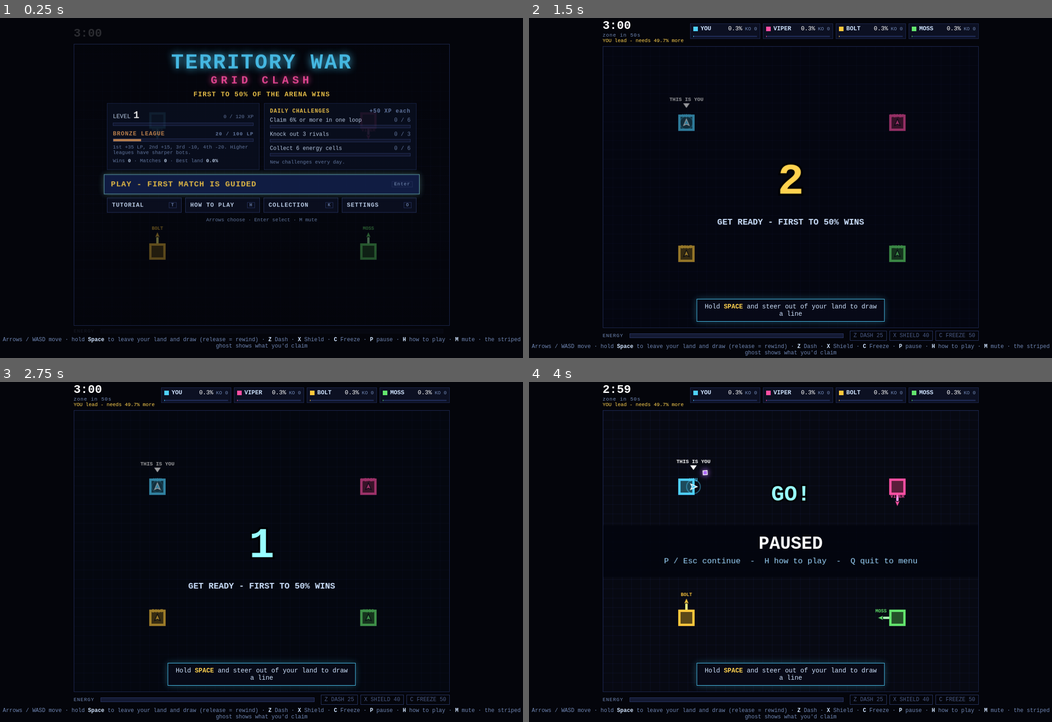
Above: before the commit, frames 1-4 (two rows, left to right).
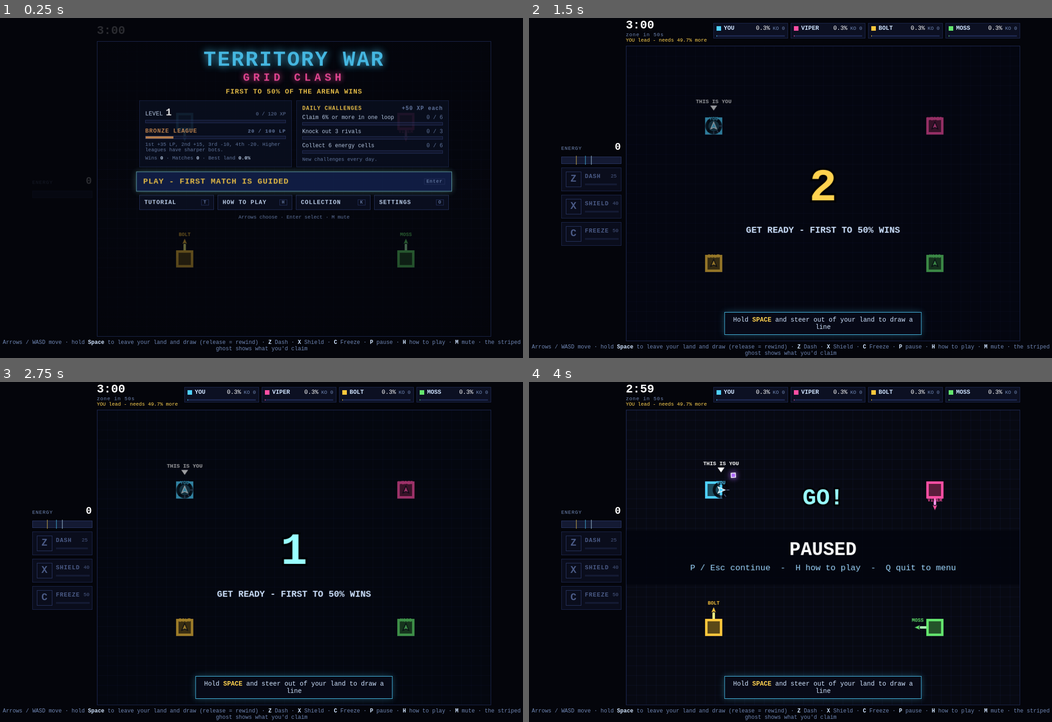
Above: after the commit, the same moments.

Repository: Dotan2/WarGame
Game: browser game, page GridClash/index.html
Same seed, same stepped clock (60 frames per second), same inputs: the game is played once before the commit and once after it.
Inputs (mouse positions are in pixels of both pictures, inside the frame that each line leads up to; where the layout moved, square brackets give the same spot in the first picture):
- Up to frame 1 (0.25 s): no input
- Up to frame 2 (1.5 s): click "PLAY - FIRST MATCH IS GUIDED …" at 0.27 s; hold Right from 1.03 s (still down); click (821, 222) [790, 215] at 1.07 s; tap Space at 1.1 s
- Up to frame 3 (2.75 s): release Right at 1.53 s; hold Down 1.58-1.85 s; tap Space at 1.6, 2.1, 2.6 s; click (214, 528) [188, 521] at 1.67 s; hold Left 1.9-2.47 s; click (371, 514) [334, 507] at 2.27 s; tap P at 2.52 s; hold Up from 2.52 s (still down)
- Up to frame 4 (4 s): release Up at 2.82 s; click (879, 616) [848, 606] at 2.87 s; hold Right 2.87-3.53 s; tap Space at 3.1, 3.6 s; click (722, 630) [696, 620] at 3.47 s; tap Escape at 3.52 s; hold Up 3.58-3.82 s; hold Left from 3.87 s (still down)

The runs differ from the first frame. In frame 1, 11% of the frame differs, in the area x 0-100%, y 2-99%; in frame 2, 6.8%; in frame 3, 6.7%; in frame 4, 7.7%.

Commit message:
Gentler knockouts and a clearer energy panel
- A knockout costs 30% of your land (koLoss), taken by whoever knocked you
  out; you keep the rest and respawn on it. Sudden death still frees all of it.
- The respawn banner says how you were knocked out and how much land you kept.
- Energy and abilities move to a panel left of the arena: one tile per ability
  with its own fill, an energy ring around your ship, and an animation plus a
  sound when an ability becomes ready or energy is full.

Co-Authored-By: Claude Opus 5.5 <noreply@anthropic.com>

Diff:
--- a/GridClash/index.html
+++ b/GridClash/index.html
@@ -12,6 +12,12 @@
       <div id="clock"><span id="hTime">3:00</span><span id="hPhase"></span><span id="hLead"></span></div>
       <div id="board"></div>
     </div>
+    <div id="mid">
+    <div id="power">
+      <div class="elbl">ENERGY<b id="eNum">0</b></div>
+      <div id="ebar"><div id="hEnergy"></div><div id="emarks"></div><div class="full">FULL</div></div>
+      <div id="abilities"></div>
+    </div>
     <div id="stage">
       <canvas id="game"></canvas>
       <div id="feed"></div>
@@ -22,10 +28,6 @@
       <div id="collection" class="ov"></div>
       <div id="results" class="ov"></div>
     </div>
-    <div id="bottom">
-      <span class="lbl">ENERGY</span>
-      <div class="bar"><div id="hEnergy"></div></div>
-      <div id="abilities"></div>
     </div>
     <div id="howto">
       <div class="inner">
--- a/GridClash/src/audio.js
+++ b/GridClash/src/audio.js
@@ -137,6 +137,8 @@
     go: t => tone(sfxBus, t, 880, 0.22, 'square', 0.07),
     win: t => { arp(t, [523, 659, 784, 1047], 0.12, 'triangle', 0.08, { dur: 0.2 }); duck(0.15, 1.2); },
     lose: t => { arp(t, [523, 466, 415, 349], 0.16, 'triangle', 0.07, { dur: 0.25 }); duck(0.15, 1.2); },
+    ready: (t, o) => arp(t, [988, 1319].map(f => f * (1 + (o.k || 0) * 0.12)), 0.06, 'triangle', 0.05, { dur: 0.12 }),
+    full: t => arp(t, [784, 988, 1175, 1568], 0.05, 'triangle', 0.06, { dur: 0.16 }),
     ui: t => tone(sfxBus, t, 660, 0.04, 'sine', 0.05),
     uiOk: t => tone(sfxBus, t, 880, 0.08, 'triangle', 0.07, { slide: 200 }),
     xp: (t, o) => tone(sfxBus, t, 900 + (o.p || 0) * 700, 0.03, 'sine', 0.03),
--- a/GridClash/src/config.js
+++ b/GridClash/src/config.js
@@ -6,7 +6,7 @@
 
   matchSeconds: 180,
   winPercent: 50, // first to hold this share of the (shrinking) arena wins instantly
-  killTransfer: 0.5, // share of a knocked-out rival's land the killer takes; the rest becomes free
+  koLoss: 0.3, // share of their land a knocked-out player loses (to the killer, or free if none); they keep the rest
   suddenDeath: 30, // last N seconds: no respawns, last one standing wins
 
   speed: 30,
--- a/GridClash/src/howto.js
+++ b/GridClash/src/howto.js
@@ -22,7 +22,7 @@
     },
     {
       title: 'Cut a rival line',
-      text: `While a rival draws, their line is their weak spot. Cross it and they are knocked out. You take <b>${base.killTransfer * 100}%</b> of their land (the part nearest you), and the rest becomes free.`,
+      text: `While a rival draws, their line is their weak spot. Cross it and they are knocked out. You take <b>${base.koLoss * 100}%</b> of their land (the part nearest you), and they keep the rest.`,
       players: [YOU, RIVAL], spots: [[0.25, 0.5], [0.75, 0.5]],
       scripts: [
         [{ wait: 20 }, ['right', 10], ['up', 9], ['left', 10], ['down', 7], { wait: 100 }],
--- a/GridClash/src/main.js
+++ b/GridClash/src/main.js
@@ -60,7 +60,7 @@
     { text: 'Nice! Claim 2 more times. Long lines grab more, but rivals can cut them', done: t => t.claims >= 3 },
     { text: 'Grab the glowing <b>energy cell</b>: draw over it or enclose it', done: t => t.orbs >= 1, skipAfter: 30 },
     { text: 'Energy buys abilities: <b>Z</b> Dash, <b>X</b> Shield, <b>C</b> Freeze. Try one', done: t => t.abilities >= 1, skipAfter: 25 },
-    { text: 'A rival line is their weak spot. <b>Cross it</b> to knock them out and take half their land', done: t => t.kills >= 1, skipAfter: 40 },
+    { text: `A rival line is their weak spot. <b>Cross it</b> to knock them out and take ${cfg.koLoss * 100}% of their land`, done: t => t.kills >= 1, skipAfter: 40 },
     { text: `You've got it. First to <b>${cfg.winPercent}%</b> wins!`, done: t => t.stepT > 6 },
   ];
   function stepTutorial(dt) {
@@ -100,7 +100,11 @@
           else feed(`${tag(who)} ${how} in the zone <span class="down">-${pct(e.lost)}%</span>`);
           if (e.by >= 0 && e.streak >= 2) feed(`${tag(P[e.by])} <b style="color:#ffd24f">${e.streak >= 4 ? 'RAMPAGE' : e.streak === 3 ? 'TRIPLE KO' : 'DOUBLE KO'}</b>`);
           if (e.revenge) feed(`${tag(P[e.by])} got <b style="color:#ff4fa3">REVENGE</b> on ${tag(who)}`);
-          if (mine) { snd('koYou', at); st.deaths++; S.hitstop = 0.09; }
+          if (mine) {
+            snd('koYou', at); st.deaths++; S.hitstop = 0.09;
+            S.koWhy = (e.by < 0 ? 'Burned by the zone' : e.cause === 'enclosed' ? `${P[e.by].name} closed a loop around your line` : `${P[e.by].name} cut your line`)
+              + (e.kept ? ` - you keep ${pct(e.kept)}% of your land` : '');
+          }
           else if (e.by === HUMAN) {
             snd(e.streak >= 2 ? 'streak' : e.revenge ? 'revenge' : 'ko', at);
             st.kills++; st.streak = Math.max(st.streak, e.streak); tu.kills++;
@@ -300,12 +304,14 @@
     if (S.mode === 'paused') R.banner('PAUSED', 'P / Esc continue  -  H how to play  -  Q quit to menu');
     if (S.mode === 'play' && !you.alive) {
       R.banner(you.out ? 'ELIMINATED' : `RESPAWN IN ${Math.ceil(you.respawnT)}`,
-        you.out ? 'Sudden death - spectating' : `You come back with ${cfg.respawnEnergy} energy and a short shield`);
+        you.out ? `${S.koWhy} - sudden death, spectating` : S.koWhy, you.out ? [] : [{ text: `You come back on your land with ${cfg.respawnEnergy} energy and a short shield`, color: '#9fd8ff' }]);
     }
   }
 
   // ---------- HUD (persistent elements so numbers can tween and rows can slide) ----------
-  let rows = [], abilChips = {}, lastLead = -1, lastEnergy = 0, lastSec = -1, prevFrame = performance.now();
+  const AB_KEY = { dash: 'Z', shield: 'X', freeze: 'C' }, AB_COLOR = { dash: '#ffd24f', shield: '#4fd1ff', freeze: '#bfe9ff' };
+  const powerEl = $('power'), marksEl = $('emarks'), eNumEl = $('eNum');
+  let rows = [], abilChips = {}, abilMarks = {}, lastLead = -1, lastEnergy = 0, lastSec = -1, prevFrame = performance.now();
   function buildHud(m) {
     boardEl.innerHTML = '';
     rows = m.players.map(p => {
@@ -315,14 +321,19 @@
       boardEl.appendChild(el);
       return { el, pctEl: el.querySelector('.pct'), koEl: el.querySelector('em'), crEl: el.querySelector('.cr'), bar: el.querySelector('.prog > div'), shown: p.pct, cells: p.cells, kills: 0, rank: -1, alive: true, pend: 0, pendT: 0, crown: false };
     });
-    abilEl.innerHTML = '';
-    abilChips = {};
+    abilEl.innerHTML = ''; marksEl.innerHTML = '';
+    abilChips = {}; abilMarks = {};
     for (const [k, a] of Object.entries(cfg.abilities)) {
-      const el = document.createElement('span');
-      el.className = 'ab'; el.innerHTML = `${{ dash: 'Z', shield: 'X', freeze: 'C' }[k]} ${k.toUpperCase()} ${a.cost}`;
+      const el = document.createElement('div');
+      el.className = 'ab'; el.style.setProperty('--c', AB_COLOR[k]);
+      el.innerHTML = `<kbd>${AB_KEY[k]}</kbd><b>${k.toUpperCase()}</b><span>${a.cost}</span><div class="tr"><div></div></div>`;
       el.dataset.ready = '0';
       abilEl.appendChild(el); abilChips[k] = el;
-    }
+      const mk = document.createElement('i');
+      mk.style.left = `calc(${a.cost / cfg.energyMax * 100}% - 1px)`; mk.style.setProperty('--c', AB_COLOR[k]);
+      marksEl.appendChild(mk); abilMarks[k] = mk;
+    }
+    powerEl.classList.remove('isfull', 'fullnow');
     lastLead = -1; lastEnergy = 0; lastSec = -1;
   }
 
@@ -369,13 +380,37 @@
 
     const you = m.players[HUMAN];
     energyEl.style.width = `${you.energy / cfg.energyMax * 100}%`;
+    eNumEl.textContent = Math.floor(you.energy);
     const gain = you.energy - lastEnergy;
     if (gain >= 1) { floatChip(energyWrap, `+${Math.round(gain)}`, 'up'); anim(energyWrap, 'charge'); }
     lastEnergy = you.energy;
+    // an ability that just became affordable flashes here and over your ship
+    const live = S.mode === 'play' && you.alive, at = R.shipPos(you);
+    let readied = 0;
     for (const [k, a] of Object.entries(cfg.abilities)) {
       const el = abilChips[k], ready = you.energy >= a.cost;
-      if (ready !== (el.dataset.ready === '1')) { el.dataset.ready = ready ? '1' : '0'; el.classList.toggle('ready', ready); if (ready) anim(el, 'pop'); }
+      el.querySelector('.tr > div').style.width = Math.min(100, you.energy / a.cost * 100) + '%';
+      abilMarks[k].classList.toggle('on', ready);
+      if (ready !== (el.dataset.ready === '1')) {
+        el.dataset.ready = ready ? '1' : '0'; el.classList.toggle('ready', ready);
+        if (ready && live) {
+          anim(el, 'readyNow');
+          R.popup(`${AB_KEY[k]} ${k.toUpperCase()} READY`, at.x, at.y - 34 - readied * 15, AB_COLOR[k], 12, { delay: readied * 0.15, rise: 20, life: 1.3 });
+          snd('ready', { k: readied });
+          readied++;
+        }
+      }
       el.classList.toggle('active', (k === 'dash' && you.dashT > 0) || (k === 'shield' && you.shieldT > 0));
+    }
+    const full = you.energy >= cfg.energyMax;
+    if (full !== powerEl.classList.contains('isfull')) {
+      powerEl.classList.toggle('isfull', full);
+      if (full && live) {
+        anim(powerEl, 'fullnow');
+        R.popup('ENERGY FULL', at.x, at.y + 30, '#ffd24f', 14, { rise: -16, life: 1.4 });
+        R.ring(at.x, at.y, 6, 46, '#ffd24f', 0.6, 3);
+        snd('full');
+      }
     }
   }
 
--- a/GridClash/src/render.js
+++ b/GridClash/src/render.js
@@ -132,7 +132,7 @@
                 const title = streakName ? streakName + '!' : e.revenge ? 'REVENGE!' : 'KO!';
                 const bonus = [e.revenge && streakName && 'REVENGE', e.bounty && 'CROWN BOUNTY'].filter(Boolean).join(' + ');
                 announce(title, `+${fmt(pct(e.taken))}% from ${who.name}${bonus ? '  -  ' + bonus : ''}`, streakName ? '#ffb347' : e.revenge ? '#ff4fa3' : '#ffd24f', 1.5, 2);
-              } else if (e.who === hid) announce('KNOCKED OUT', e.by >= 0 ? `by ${P[e.by].name} - get REVENGE for bonus energy` : 'burned by the zone', '#ff6b6b', 1.5, 2);
+              } // the human's own knockout is explained by the respawn banner
             }
             break;
           }
@@ -318,9 +318,24 @@
 
     function drawPlayer(p, m, hid) {
       const { x, y, s } = headPos(p);
-      if (p.id === hid) { // keep track of yourself
-        ctx.strokeStyle = rgb(p.color, 0.35 + 0.15 * Math.sin(T * 6)); ctx.lineWidth = 2;
-        ctx.beginPath(); ctx.arc(x, y, 13 + Math.sin(T * 6) * 2, 0, Math.PI * 2); ctx.stroke();
+      if (p.id === hid) { // your energy as a ring around your ship, with a notch per ability cost
+        const R0 = 14, top = -Math.PI / 2, u = p.energy / cfg.energyMax, full = u >= 1;
+        ctx.lineWidth = 6; ctx.strokeStyle = 'rgba(4,5,11,0.85)'; // dark backing so the ring reads on your own land
+        ctx.beginPath(); ctx.arc(x, y, R0, 0, Math.PI * 2); ctx.stroke();
+        ctx.lineWidth = 3;
+        if (u > 0) {
+          ctx.save();
+          if (full) { ctx.shadowColor = '#ffd24f'; ctx.shadowBlur = 8 + 5 * Math.sin(T * 8); }
+          ctx.strokeStyle = full ? '#ffd24f' : '#d9b8ff';
+          ctx.beginPath(); ctx.arc(x, y, R0, top, top + u * Math.PI * 2); ctx.stroke();
+          ctx.restore();
+        }
+        ctx.lineWidth = 2;
+        for (const [k, a] of Object.entries(cfg.abilities)) {
+          const ang = top + a.cost / cfg.energyMax * Math.PI * 2, c = Math.cos(ang), s0 = Math.sin(ang);
+          ctx.strokeStyle = p.energy >= a.cost ? { dash: '#ffd24f', shield: '#4fd1ff', freeze: '#bfe9ff' }[k] : 'rgba(110,130,180,0.6)';
+          ctx.beginPath(); ctx.moveTo(x + c * (R0 - 3), y + s0 * (R0 - 3)); ctx.lineTo(x + c * (R0 + 3), y + s0 * (R0 + 3)); ctx.stroke();
+        }
         if (m.time < 3 && PW >= 600) {
           const by = y - 44 + Math.sin(T * 10) * 4;
           ctx.fillStyle = '#fff'; ctx.beginPath(); ctx.moveTo(x, by + 10); ctx.lineTo(x - 7, by); ctx.lineTo(x + 7, by); ctx.closePath(); ctx.fill();
@@ -455,7 +470,7 @@
       ctx.fillStyle = 'rgba(2,4,12,0.75)'; ctx.fillRect(0, PH / 2 - h / 2, PW, h);
       ctx.textAlign = 'center'; ctx.textBaseline = 'middle';
       ctx.fillStyle = '#fff'; ctx.font = 'bold 38px Consolas, monospace'; ctx.fillText(title, PW / 2, PH / 2 - h / 2 + 40);
-      ctx.fillStyle = '#9fd8ff'; ctx.font = '17px Consolas, monospace'; ctx.fillText(sub, PW / 2, PH / 2 - h / 2 + 76);
+      ctx.fillStyle = lines.length ? '#ffd24f' : '#9fd8ff'; ctx.font = '17px Consolas, monospace'; ctx.fillText(sub, PW / 2, PH / 2 - h / 2 + 76);
       ctx.font = '15px Consolas, monospace';
       lines.forEach((l, i) => { ctx.fillStyle = l.color || '#ffd24f'; ctx.fillText(l.text || l, PW / 2, PH / 2 - h / 2 + 104 + i * 22); });
       ctx.textBaseline = 'alphabetic';
@@ -486,7 +501,8 @@
     }
 
     return {
-      draw, drawTitle, banner, countdown, fxEvents, announce, burst, popup, update, ctx, PW, PH, CELL,
+      draw, drawTitle, banner, countdown, fxEvents, announce, burst, popup, ring, update, ctx, PW, PH, CELL,
+      shipPos: p => ({ x: cx(p.x), y: cx(p.y) }),
       setPreview(mask, info) { previewMask = info ? mask : null; preview = info; },
       setDanger(v) { danger = v; },
       setOptions(o) { Object.assign(opt, o); },
--- a/GridClash/src/sim.js
+++ b/GridClash/src/sim.js
@@ -60,21 +60,21 @@
     p.trailCells = []; p.drawing = false;
   }
 
-  // A cut line or a burned line knocks the player out. A killer takes the share of their land
-  // nearest to the kill (cfg.killTransfer); the rest becomes free land.
+  // A cut line or a burned line knocks the player out. They lose the share of their land nearest
+  // to the kill (cfg.koLoss) to the killer, or to free land if nobody did it, and keep the rest.
+  // In sudden death they are out for good, so the rest becomes free land.
   function eliminate(m, q, killer, cause, extraLost = 0) {
     if (!q.alive) return;
     const trail = q.trailCells.slice(0, 400);
     clearTrail(m, q);
     const cells = [];
     for (let i = 0; i < m.N; i++) if (m.owner[i] === q.id) cells.push(i);
-    let taken = 0;
-    if (killer) {
-      const kx = killer.x, ky = killer.y, W = m.W;
-      cells.sort((a, b) => (Math.abs(a % W - kx) + Math.abs(((a / W) | 0) - ky)) - (Math.abs(b % W - kx) + Math.abs(((b / W) | 0) - ky)));
-      taken = Math.round(cells.length * m.cfg.killTransfer);
-    }
-    cells.forEach((c, k) => { m.owner[c] = k < taken ? killer.id : -1; });
+    const kx = killer ? killer.x : q.x, ky = killer ? killer.y : q.y, W = m.W;
+    cells.sort((a, b) => (Math.abs(a % W - kx) + Math.abs(((a / W) | 0) - ky)) - (Math.abs(b % W - kx) + Math.abs(((b / W) | 0) - ky)));
+    const lose = Math.round(cells.length * m.cfg.koLoss), taken = killer ? lose : 0;
+    for (let k = 0; k < lose; k++) m.owner[cells[k]] = killer ? killer.id : -1;
+    const kept = m.suddenDeath ? 0 : cells.length - lose;
+    if (m.suddenDeath) for (let k = lose; k < cells.length; k++) m.owner[cells[k]] = -1;
     q.alive = false; q.deaths++; q.respawnT = m.cfg.respawnDelay; q.energy = 0;
     q.dashT = q.shieldT = q.frozenT = q.slowT = 0;
     if (m.suddenDeath) q.out = true;
@@ -91,21 +91,25 @@
       q.nemesis = killer.id;
     }
     m.events.push({
-      type: 'elim', who: q.id, by: killer ? killer.id : -1, cause, taken, lost: cells.length + extraLost, trail,
+      type: 'elim', who: q.id, by: killer ? killer.id : -1, cause, taken, lost: cells.length - kept + extraLost, kept, trail,
       x: q.x, y: q.y, kx: killer ? killer.x : q.x, ky: killer ? killer.y : q.y, streak, revenge, bounty,
     });
   }
 
+  // Comes back on the land kept after the knockout when there is any, otherwise on a new small base.
   function respawn(m, p) {
     const cfg = m.cfg, h = cfg.respawnSize >> 1, lo = m.inset + h + 2;
     const spanX = Math.max(1, m.W - 2 * lo), spanY = Math.max(1, m.H - 2 * lo);
+    const own = [];
+    for (let i = 0; i < m.N; i++) if (m.owner[i] === p.id) own.push(i);
     let best = null, bestScore = -Infinity;
     for (let k = 0; k < 40; k++) {
-      const cx = lo + Math.floor(m.rnd() * spanX), cy = lo + Math.floor(m.rnd() * spanY);
+      let cx = lo + Math.floor(m.rnd() * spanX), cy = lo + Math.floor(m.rnd() * spanY);
+      if (own.length) { const c = own[Math.floor(m.rnd() * own.length)]; cx = c % m.W; cy = (c / m.W) | 0; }
       let free = 0;
       for (let dy = -h; dy <= h; dy++) for (let dx = -h; dx <= h; dx++) {
         const i = (cy + dy) * m.W + cx + dx;
-        if (m.owner[i] === -1) free++;
+        if (m.owner[i] === -1 || m.owner[i] === p.id) free++;
         if (m.trail[i] >= 0) free -= 5;
       }
       let dmin = 60;
--- a/GridClash/style.css
+++ b/GridClash/style.css
@@ -1,8 +1,9 @@
 * { box-sizing: border-box; }
 html, body { margin: 0; height: 100%; background: #04050b; color: #cfe3ff; font-family: Consolas, "Courier New", monospace; }
 body { display: flex; align-items: center; justify-content: center; }
-#wrap { --w: min(calc(100vw - 32px), calc((100vh - 130px) * 4 / 3)); display: flex; flex-direction: column; align-items: center; gap: 6px; padding: 8px 16px; }
-#top, #bottom { width: var(--w); display: flex; align-items: center; gap: 14px; }
+#wrap { --pw: 132px; --w: min(calc(100vw - 42px - var(--pw)), calc((100vh - 100px) * 4 / 3)); display: flex; flex-direction: column; align-items: center; gap: 6px; padding: 8px 16px; }
+#top { width: var(--w); display: flex; align-items: center; gap: 14px; margin-left: calc(var(--pw) + 10px); }
+#mid { display: flex; gap: 10px; }
 #clock { display: flex; flex-direction: column; min-width: 120px; }
 #hTime { font-size: 26px; font-weight: bold; color: #fff; }
 #hPhase { font-size: 11px; color: #6f86b3; letter-spacing: 1px; }
@@ -37,12 +38,44 @@
 #feed .up { color: #5dff9e; font-weight: bold; }
 #feed .down { color: #ff6b6b; font-weight: bold; }
 @keyframes slideIn { 0% { transform: translateX(40px); opacity: 0; } 100% { transform: none; opacity: 1; } }
-#bottom .bar { position: relative; }
-#bottom .bar .chip { right: auto; left: 50%; top: -18px; }
-#bottom .bar.charge { animation: charge .5s ease-out; }
+/* ---------- energy and abilities panel, left of the arena ---------- */
+#power { width: var(--pw); display: flex; flex-direction: column; justify-content: center; gap: 8px; }
+.elbl { display: flex; justify-content: space-between; align-items: baseline; font-size: 11px; color: #6f86b3; letter-spacing: 1px; }
+.elbl b { color: #fff; font-size: 22px; }
+#ebar { position: relative; height: 16px; background: #141a33; border: 1px solid #2a3766; }
+#hEnergy { height: 100%; width: 0; background: linear-gradient(90deg, #4fd1ff, #b06bff); transition: width .15s; }
+#emarks i { position: absolute; top: -3px; bottom: -3px; width: 2px; background: var(--c); opacity: .45; }
+#emarks i.on { opacity: 1; box-shadow: 0 0 6px var(--c); }
+#ebar .full { position: absolute; inset: 0; display: none; align-items: center; justify-content: center; font-size: 11px; font-weight: bold; letter-spacing: 3px; color: #04050b; }
+#ebar .chip { right: auto; left: 50%; top: -18px; }
+#ebar.charge { animation: charge .5s ease-out; }
 @keyframes charge { 0% { box-shadow: 0 0 12px #b06bff; border-color: #b06bff; } 100% { box-shadow: none; } }
+#power.isfull #ebar { border-color: #ffd24f; animation: fullGlow 1s ease-in-out infinite; }
+#power.isfull #hEnergy { background: linear-gradient(90deg, #ffd24f, #fff3b0, #ffd24f); background-size: 200% 100%; animation: shine 1.2s linear infinite; }
+#power.isfull .full { display: flex; }
+#power.fullnow #ebar { animation: fullIn .6s cubic-bezier(.2,1.6,.4,1); }
+@keyframes fullGlow { 50% { box-shadow: 0 0 16px #ffd24f; } }
+@keyframes shine { to { background-position: -200% 0; } }
+@keyframes fullIn { 0% { transform: scale(1); } 35% { transform: scale(1.15); box-shadow: 0 0 26px #fff; } 100% { transform: scale(1); } }
+#abilities { display: flex; flex-direction: column; gap: 8px; }
+.ab { --c: #4fd1ff; position: relative; overflow: hidden; display: grid; grid-template-columns: auto 1fr auto; align-items: center; gap: 2px 8px; padding: 8px 9px; border: 1px solid #1d2850; background: #0a0d1c; color: #4a5a85; transition: border-color .2s, color .2s, box-shadow .2s; }
+.ab kbd { grid-row: span 2; font: inherit; font-size: 22px; font-weight: bold; width: 34px; height: 34px; display: flex; align-items: center; justify-content: center; border: 1px solid #2a3766; color: #4a5a85; }
+.ab b { font-size: 13px; letter-spacing: 1px; }
+.ab span { font-size: 11px; }
+.ab .tr { grid-column: 2 / span 2; height: 4px; background: #141a33; }
+.ab .tr > div { height: 100%; width: 0; background: #2a3766; transition: width .15s; }
+.ab.ready { border-color: var(--c); color: #fff; box-shadow: 0 0 10px color-mix(in srgb, var(--c) 45%, transparent); }
+.ab.ready kbd { color: #04050b; background: var(--c); border-color: var(--c); }
+.ab.ready span { color: var(--c); }
+.ab.ready .tr > div { background: var(--c); }
+.ab.active { background: color-mix(in srgb, var(--c) 30%, #0a0d1c); }
+.ab::after { content: ''; position: absolute; inset: 0; background: linear-gradient(100deg, transparent 30%, rgba(255,255,255,.75) 50%, transparent 70%); transform: translateX(-120%); pointer-events: none; }
+.ab.readyNow { animation: readyIn .55s cubic-bezier(.2,1.6,.4,1); }
+.ab.readyNow::after { animation: sweep .6s ease-out; }
+@keyframes readyIn { 0% { transform: scale(1); } 30% { transform: scale(1.12); box-shadow: 0 0 24px var(--c); } 100% { transform: scale(1); } }
+@keyframes sweep { to { transform: translateX(120%); } }
 .ab.fire { animation: fire .45s ease-out; }
-@keyframes fire { 0% { background: #fff; color: #04050b; transform: scale(1.3); } 100% { transform: scale(1); } }
+@keyframes fire { 0% { background: #fff; transform: scale(1.12); } 100% { transform: scale(1); } }
 #board .row.dead { opacity: .4; }
 #board i { width: 10px; height: 10px; display: inline-block; }
 #board span { margin-left: auto; color: #fff; }
@@ -52,12 +85,6 @@
 #feed { position: absolute; top: 8px; right: 10px; font-size: 12px; text-align: right; pointer-events: none; text-shadow: 0 0 3px #000, 0 0 3px #000; }
 #feed div { margin-bottom: 2px; }
 .lbl { color: #6f86b3; font-size: 11px; letter-spacing: 1px; }
-.bar { flex: 1; height: 10px; background: #141a33; border: 1px solid #2a3766; }
-#hEnergy { height: 100%; width: 0; background: linear-gradient(90deg, #4fd1ff, #b06bff); transition: width .15s; }
-#abilities { display: flex; gap: 6px; }
-.ab { font-size: 12px; padding: 3px 7px; border: 1px solid #2a3766; color: #4a5a85; }
-.ab.ready { border-color: #4fd1ff; color: #cfe3ff; }
-.ab.active { background: #4fd1ff; color: #04050b; }
 #howto { position: fixed; inset: 0; background: rgba(3,4,10,0.94); display: none; overflow-y: auto; z-index: 10; padding: 16px; }
 #howto.open { display: block; }
 #howto .inner { max-width: 1100px; margin: 0 auto; }
@@ -86,8 +113,8 @@
 #board u.cr.pop { animation: pop .5s cubic-bezier(.2,1.6,.4,1); }
 
 /* HUD fades behind menus */
-body[data-mode="menu"] #top, body[data-mode="menu"] #bottom, body[data-mode="settings"] #top, body[data-mode="settings"] #bottom,
-body[data-mode="collection"] #top, body[data-mode="collection"] #bottom { opacity: .15; }
+body[data-mode="menu"] #top, body[data-mode="menu"] #power, body[data-mode="settings"] #top, body[data-mode="settings"] #power,
+body[data-mode="collection"] #top, body[data-mode="collection"] #power { opacity: .15; }
 
 /* ---------- overlays on the arena ---------- */
 .ov { position: absolute; inset: 0; display: none; flex-direction: column; align-items: center; gap: 10px; padding: 18px 22px; overflow-y: auto; z-index: 5; }
@@ -182,6 +209,12 @@
 @keyframes hintIn { 0% { transform: translateX(-50%) translateY(12px) scale(.9); opacity: 0; } 100% { transform: translateX(-50%); opacity: 1; } }
 
 @media (max-width: 720px) {
+  #wrap { --pw: 0px; --w: calc(100vw - 32px); }
+  #top { margin-left: 0; flex-wrap: wrap; }
+  #mid { flex-direction: column-reverse; }
+  #power { width: var(--w); }
+  #abilities { flex-direction: row; }
+  .ab { flex: 1; }
   .mcols, .rcols { grid-template-columns: 1fr; }
   .row4 { grid-template-columns: 1fr 1fr; }
   .ach { grid-template-columns: 1fr 1fr; }
Not shown, changed: GridClash/ART_PROMPTS.md
